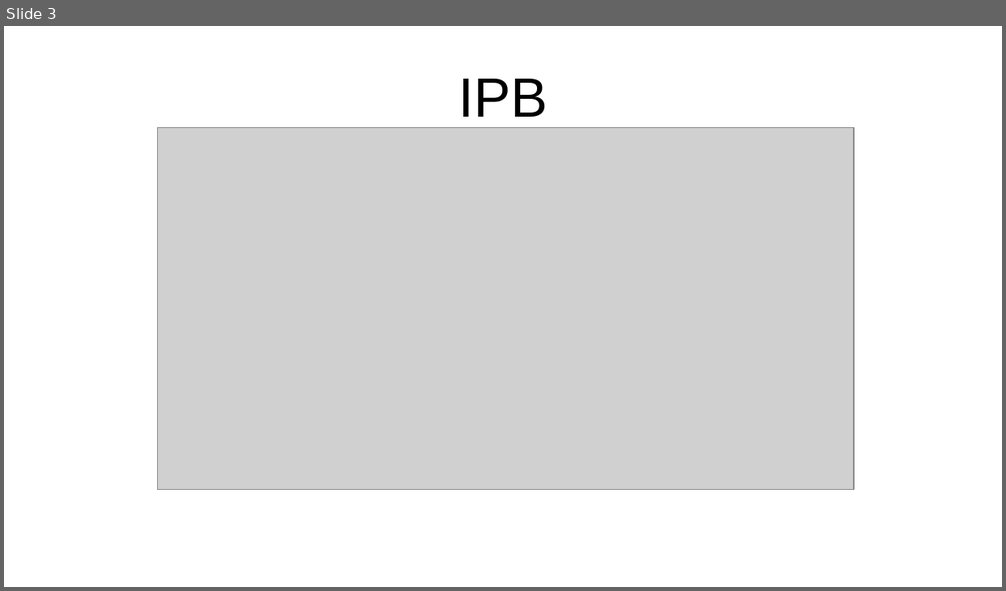
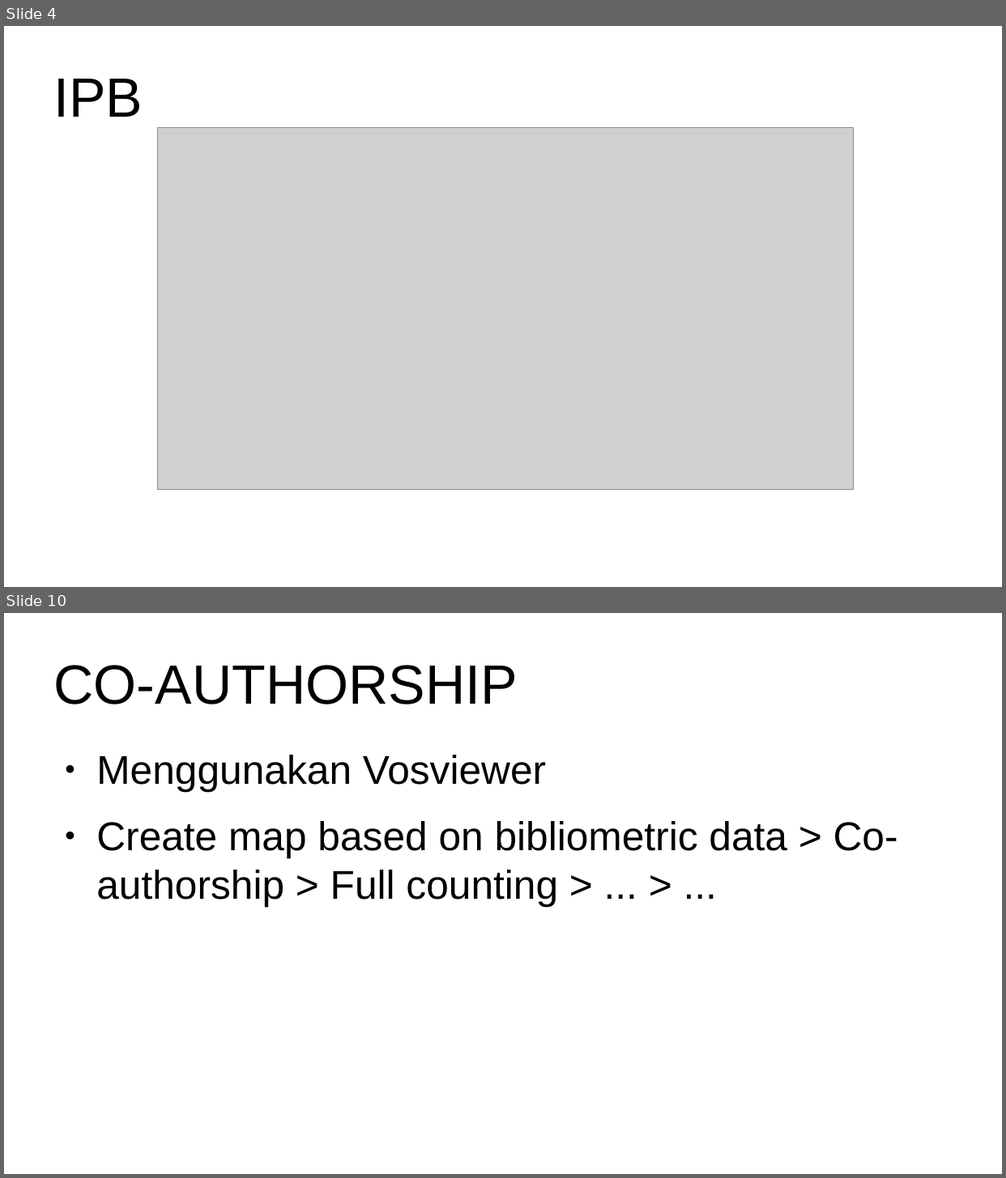
Before and after one commit to dasaptaerwin/pemeringkatanpt2020, a slide deck: PPT-VOS.pptx. Shown one above the other, each under a label of ours: slide 3 before the commit, slides 4 and 10 after it; the slides between them are not shown. The pictures are 1006x591 and 1006x1178 pixels, drawn with LibreOffice and Linux fonts; fonts in the diff are those of the drawing; grey boxes stand for pictures. Boxes give left, top, right and bottom in pixels: in the first picture for what was removed or moved away, otherwise in the second. Text is boxed around its words. In the diff, an @@ line names an element or a change of style, - is before the commit and + after.

Commit message:
updating pptx

```diff
--- a/PPT-VOS.pptx
+++ b/PPT-VOS.pptx
@@ slide 10 added at box(4, 613, 1002, 1174), background #FFFFFF @@
@@ text added at box(54, 665, 518, 705), 44 pt, text #000000 @@
+CO-AUTHORSHIP
@@ text added at box(96, 755, 898, 906), 32 pt, text #000000 @@
+● Menggunakan Vosviewer
+● Create map based on bibliometric data > Co-authorship > Full counting > ... > ...
@@ what was slide 3 is now slide 4 @@
@@ slide 4 changed as well @@
@@ text "IPB" at box(54, 79, 143, 117): alignment centre to left @@
```
Also in this commit, not shown: 7 other slides changed, 8 other slides added, 8 other files.
